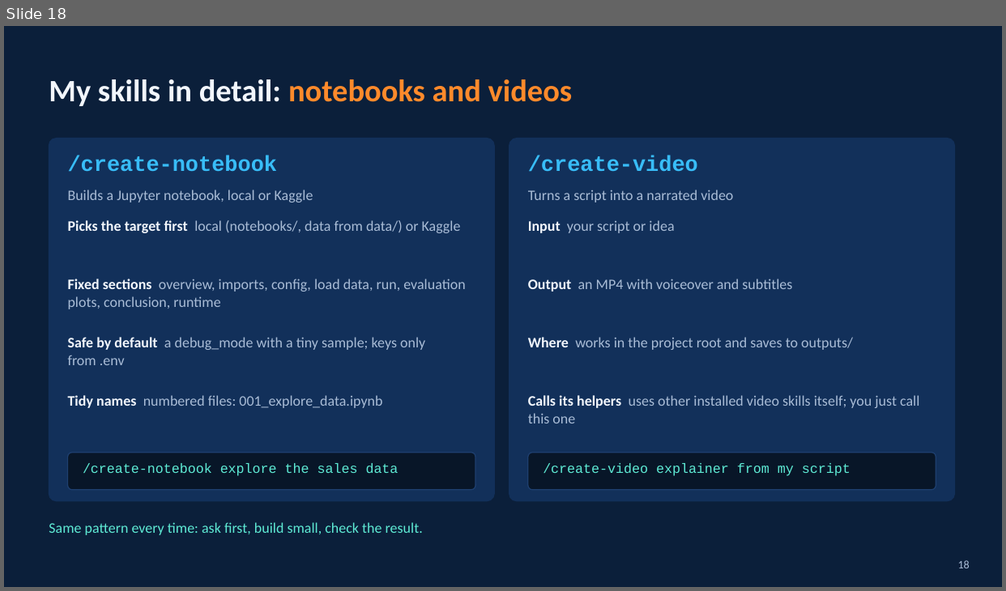
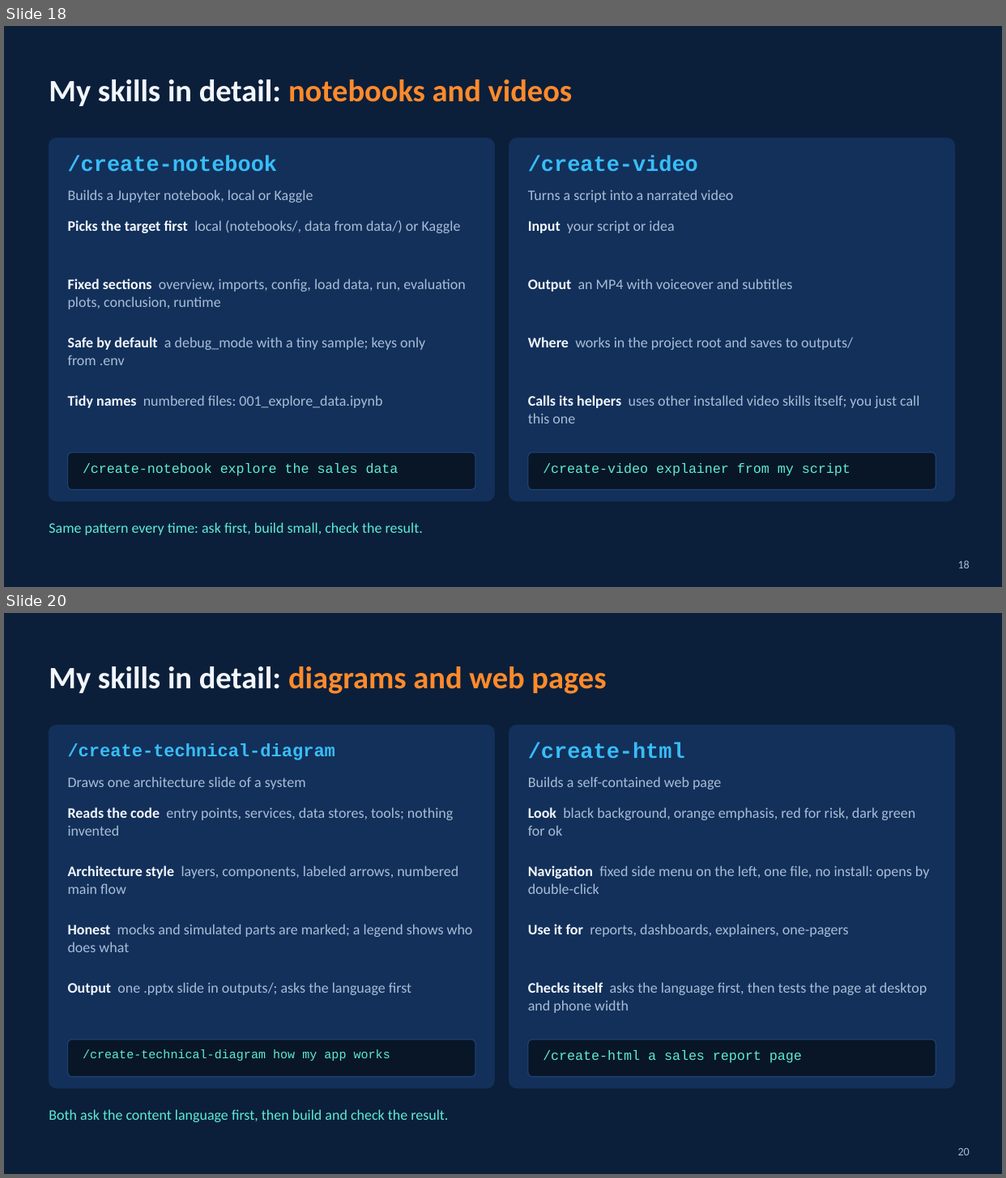
Before and after one commit to HinePo/ai-agent-learning-path, a slide deck: resources/simplified/claude_code_vscode_tricks_simplified.pptx. Shown one above the other, each under a label of ours: slide 18 before the commit, slides 18 and 20 after it; the slides between them are not shown. The pictures are 1006x591 and 1006x1178 pixels, drawn with LibreOffice and Linux fonts; fonts in the diff are those of the drawing. Boxes give left, top, right and bottom in pixels: in the first picture for what was removed or moved away, otherwise in the second. Text is boxed around its words. In the diff, an @@ line names an element or a change of style, - is before the commit and + after.

```diff
--- a/resources/simplified/claude_code_vscode_tricks_simplified.pptx
+++ b/resources/simplified/claude_code_vscode_tricks_simplified.pptx
@@ slide 20 added at bbox=[4, 613, 1002, 1174], background #0B1F3A @@
@@ text added at bbox=[49, 666, 606, 694], 30 pt, text #FF8A2B, bold @@
+My skills in detail: diagrams and web pages
@@ rounded rectangle added at bbox=[49, 726, 494, 1088], fill #12305A, outline #12305A 1 pt @@
@@ rounded rectangle added at bbox=[509, 726, 955, 1088], fill #12305A, outline #12305A 1 pt @@
@@ text added at bbox=[68, 743, 335, 760], 17.2 pt, text #38BDF8, bold @@
+/create-technical-diagram
@@ text added at bbox=[528, 743, 685, 759], 21 pt, text #38BDF8, bold @@
+/create-html
@@ text added at bbox=[68, 777, 306, 790], 14 pt, text #A9BCD6 @@
+Draws one architecture slide of a system
@@ text added at bbox=[528, 777, 721, 790], 14 pt, text #A9BCD6 @@
+Builds a self-contained web page
@@ text added at bbox=[68, 807, 453, 836], 14 pt, text #A9BCD6 @@
+Reads the code entry points, services, data stores, tools; nothing invented
@@ text added at bbox=[528, 807, 915, 836], 14 pt, text #A9BCD6 @@
+Look black background, orange emphasis, red for risk, dark green for ok
@@ text added at bbox=[68, 866, 458, 894], 14 pt, text #A9BCD6 @@
+Architecture style layers, components, labeled arrows, numbered main flow
@@ text added at bbox=[528, 866, 930, 894], 14 pt, text #A9BCD6 @@
+Navigation fixed side menu on the left, one file, no install: opens by double-click
@@ text added at bbox=[68, 924, 473, 952], 14 pt, text #A9BCD6 @@
+Honest mocks and simulated parts are marked; a legend shows who does what
@@ text added at bbox=[528, 924, 849, 937], 14 pt, text #A9BCD6 @@
+Use it for reports, dashboards, explainers, one-pagers
@@ text added at bbox=[68, 982, 411, 995], 14 pt, text #A9BCD6 @@
+Output one .pptx slide in outputs/; asks the language first
@@ text added at bbox=[528, 982, 927, 1013], 14 pt, text #A9BCD6 @@
+Checks itself asks the language first, then tests the page at desktop and phone width
@@ rounded rectangle added at bbox=[68, 1040, 475, 1077], fill #081628, outline #1E3F6F 1 pt @@
@@ text added at bbox=[83, 1050, 390, 1061], 11.7 pt, text #5EEAD4 @@
+/create-technical-diagram how my app works
@@ rounded rectangle added at bbox=[528, 1040, 936, 1077], fill #081628, outline #1E3F6F 1 pt @@
@@ text added at bbox=[543, 1050, 802, 1063], 13 pt, text #5EEAD4 @@
+/create-html a sales report page
@@ text added at bbox=[49, 1110, 448, 1122], 14 pt, text #5EEAD4 @@
+Both ask the content language first, then build and check the result.
@@ text added at bbox=[958, 1148, 970, 1156], 11 pt, text #A9BCD6 @@
+20
```
Also in this commit, not shown: 15 slides changed, 4 other files.
